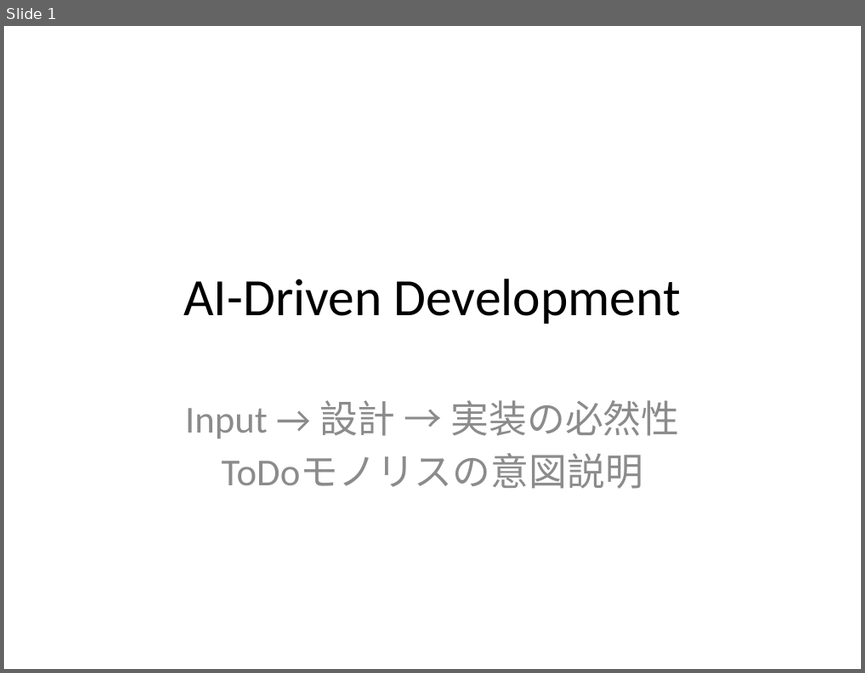
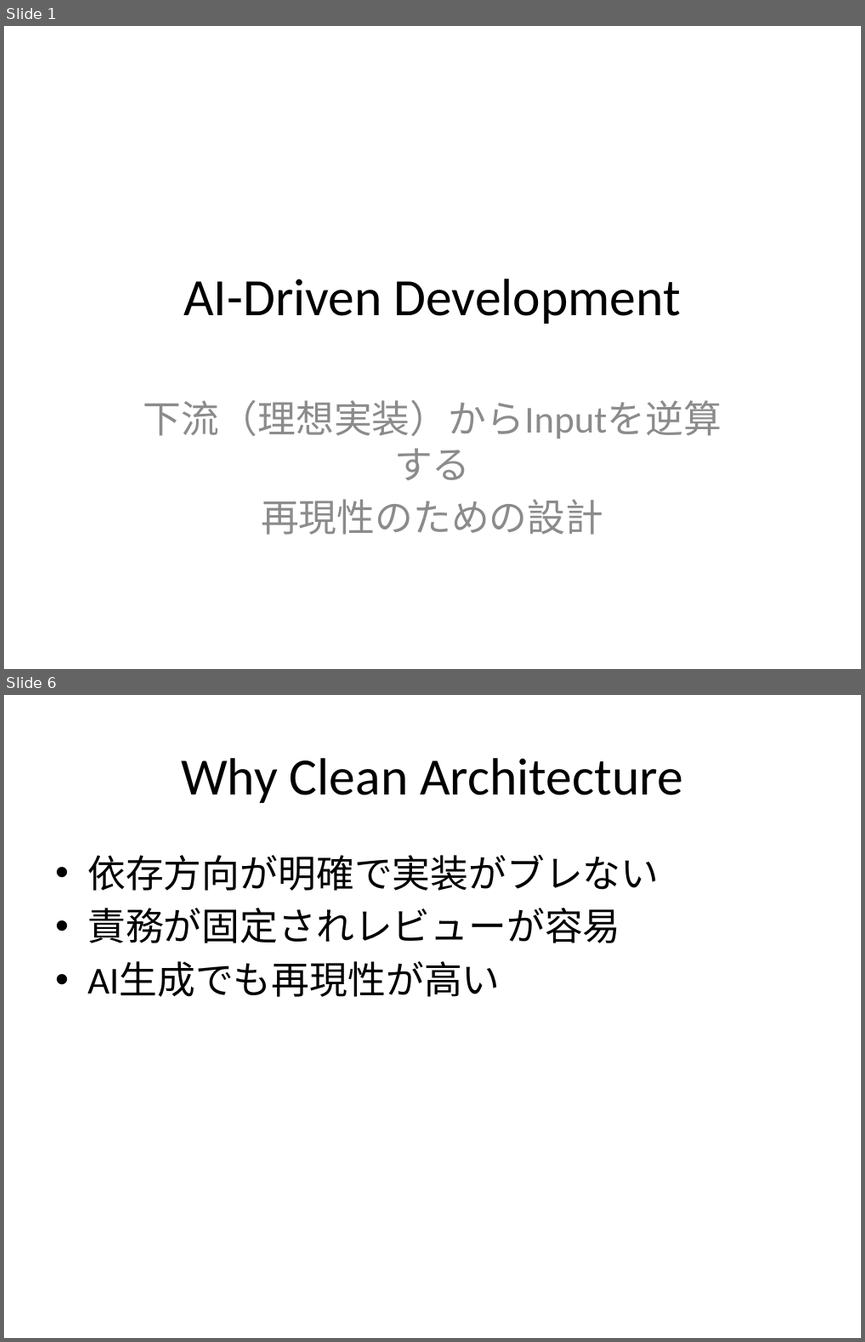
Before and after one commit to ttoaistudio/ai-driven-development, a slide deck: slides/ai-driven-development-intent.pptx. Shown one above the other, each under a label of ours: slide 1 before the commit, slides 1 and 6 after it; the slides between them are not shown. The pictures are 865x673 and 865x1342 pixels, drawn with LibreOffice and Linux fonts; fonts in the diff are those of the drawing. Boxes give left, top, right and bottom in pixels: in the first picture for what was removed or moved away, otherwise in the second. Text is boxed around its words. In the diff, an @@ line names an element or a change of style, - is before the commit and + after.

Commit message:
Reframe docs and slides for downstream-driven clean architecture

```diff
--- a/slides/ai-driven-development-intent.pptx
+++ b/slides/ai-driven-development-intent.pptx
@@ slide 6 added at (x1=4, y1=695, x2=861, y2=1338), background #FFFFFF @@
@@ title added at (x1=181, y1=758, x2=682, y2=803), 44 pt, text #000000 @@
+Why Clean Architecture
@@ text added at (x1=87, y1=854, x2=658, y2=997), 32 pt, text #000000 @@
+• 依存方向が明確で実装がブレない
+• 責務が固定されレビューが容易
+• AI生成でも再現性が高い
@@ slide 1 changed as well @@
@@ subtitle at (x1=143, y1=400, x2=721, y2=534): text changed @@
-Input → 設計 → 実装の必然性
-ToDoモノリスの意図説明
+下流（理想実装）からInputを逆算する
+再現性のための設計
```
Also in this commit, not shown: 2 other slides changed, 5 other slides added, 6 slides removed, 5 other files.
